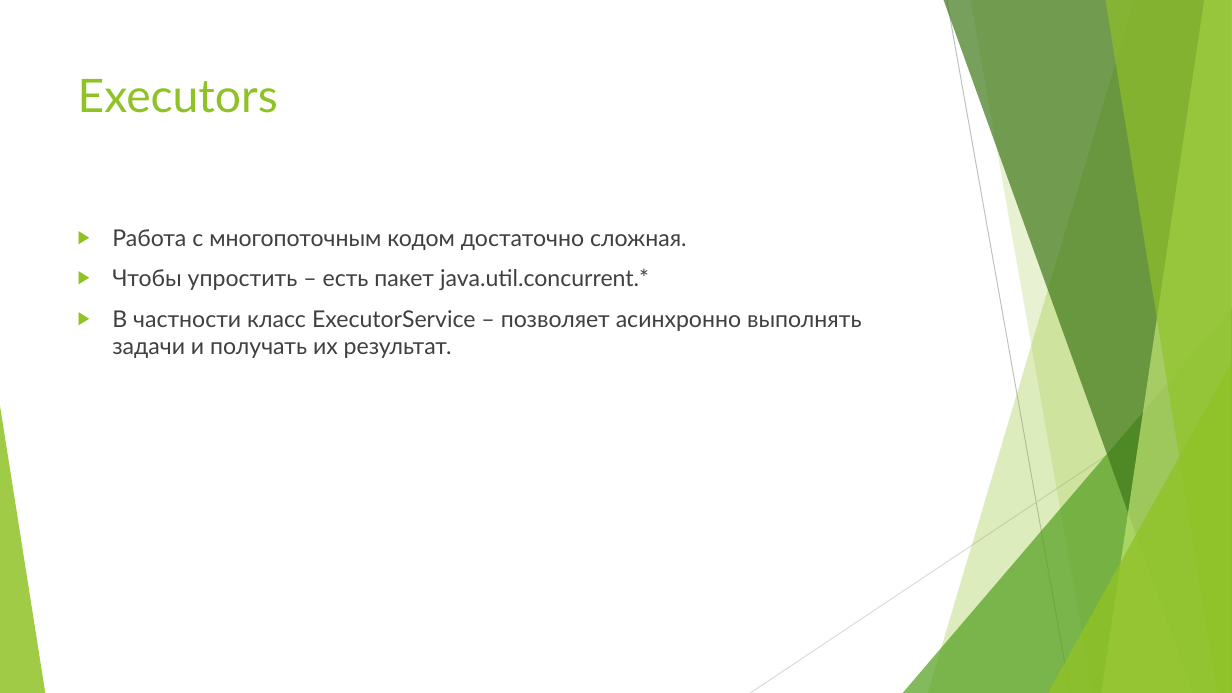
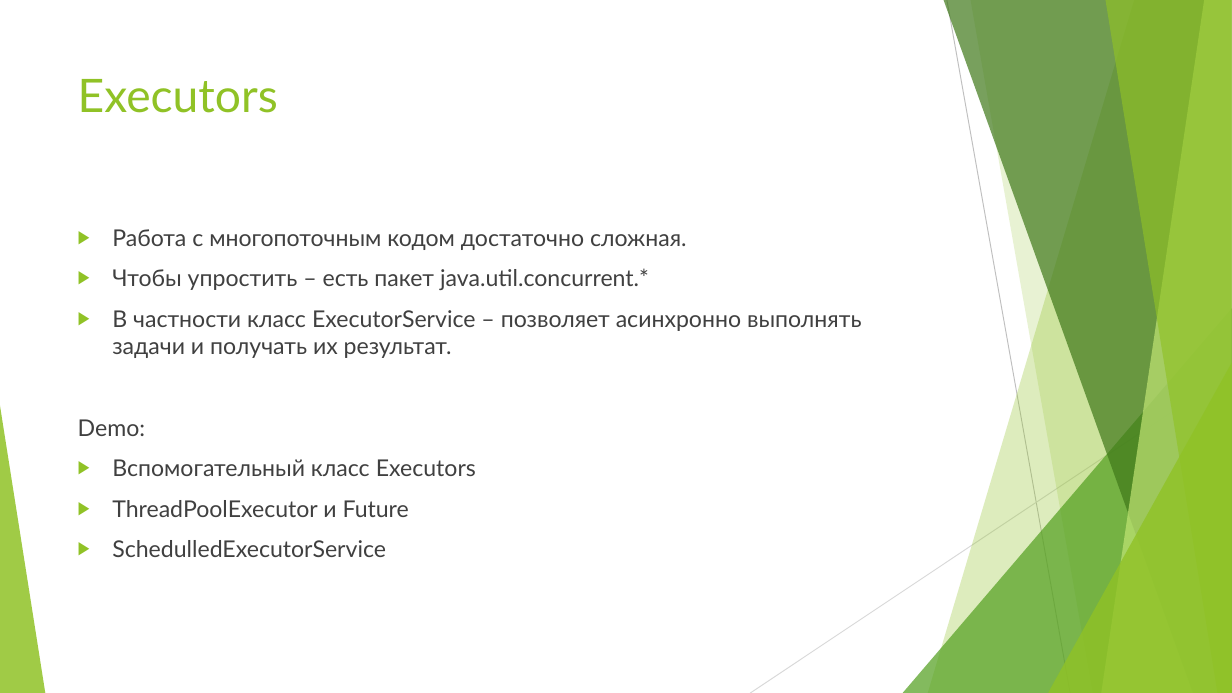
Before and after one commit to VladimirDorovskikh/mera_se_2020, a slide deck: slide 20 of _LECTIONS/10/10_Multithreading.pptx. Drawn at 1232x693 pixels with LibreOffice and Linux fonts; fonts in the diff are those of the drawing. Boxes give left, top, right and bottom in pixels: in the first picture for what was removed or moved away, otherwise in the second. Text is boxed around its words. In the diff, an @@ line names an element or a change of style, - is before the commit and + after.

```diff
--- a/_LECTIONS/10/10_Multithreading.pptx
+++ b/_LECTIONS/10/10_Multithreading.pptx
@@ text at box(78, 419, 476, 557): paragraphs added @@
+Demo:
+▶ Вспомогательный класс Executors
+▶ ThreadPoolExecutor и Future
+▶ SchedulledExecutorService
```
Also in this commit, not shown: 2 slides added, 1 other file.
